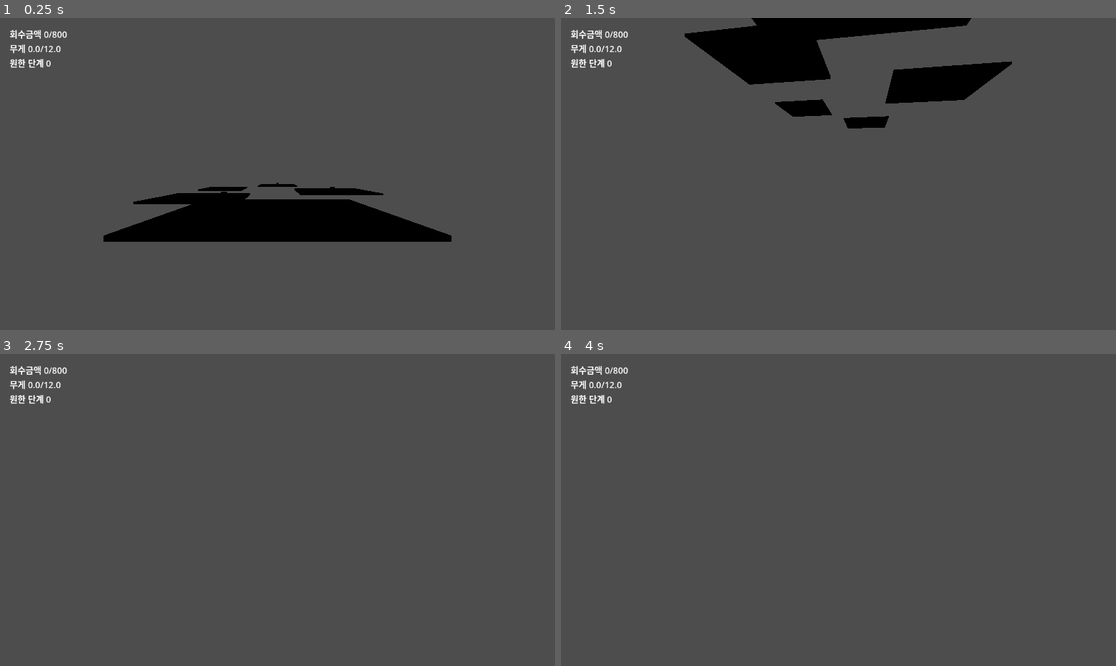
Above: before the commit, frames 1-4 (two rows, left to right).
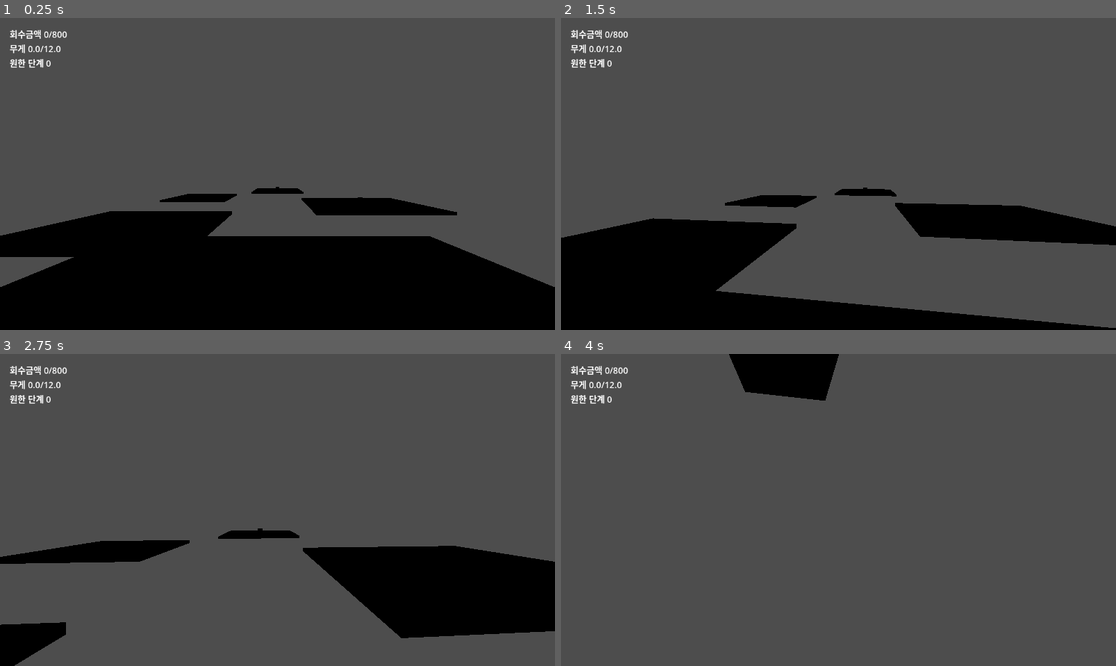
Above: after the commit, the same moments.

Repository: JJonyeok2/K_horror_game
Game: Godot game, scene res://scenes/Main.tscn
Two runs of this game, one before a commit and one after it. Both use one fixed random seed, a clock stepped at 60 frames per second and the inputs below.
Inputs (mouse positions are in pixels of both pictures, inside the frame that each line leads up to):
- Up to frame 1 (0.25 s): no input
- Up to frame 2 (1.5 s): move the mouse to (866, 174) at 0.52 s; hold W (move_forward) from 0.53 s (still down); tap E (interact) at 0.6, 1.35 s; move the mouse to (810, 174) at 1.27 s
- Up to frame 3 (2.75 s): keep holding W (move_forward); move the mouse to (288, 503) at 2.02 s; tap E (interact) at 2.1 s
- Up to frame 4 (4 s): keep holding W (move_forward); move the mouse to (832, 516) at 2.77 s; tap E (interact) at 2.85, 3.6 s; move the mouse to (877, 513) at 3.52 s

The runs differ from the first frame. In frame 1, 33% of the frame differs, in the area x 0-100%, y 52-100%; in frame 2, 28%; in frame 3, 13%; in frame 4, 2.3%.

Commit message:
fix: place player and extraction on map floor

Diff:
--- a/scripts/game/main.gd
+++ b/scripts/game/main.gd
@@ -24,7 +24,7 @@
 	map.build(self)
 	player = PlayerScene.instantiate()
 	add_child(player)
-	player.global_position = Vector3(0, 1, 4)
+	player.global_position = Vector3(0, 1, -5)
 	hud = HUDScript.new()
 	add_child(hud)
 	resentment.resentment_changed.connect(_on_resentment_changed)
--- a/scripts/maps/jongga_estate_builder.gd
+++ b/scripts/maps/jongga_estate_builder.gd
@@ -15,7 +15,7 @@
 	_spawn_artifact(main, "사당 방울", 700, 2.0, 5, Vector3(0, 0.4, -36), ["shrine_item"])
 	var extraction := ExtractionScene.instantiate()
 	add_child(extraction)
-	extraction.global_position = Vector3(0, 0.5, 2)
+	extraction.global_position = Vector3(0, 0.5, -4)
 	if main.has_method("register_extraction_zone"):
 		main.register_extraction_zone(extraction)
 
